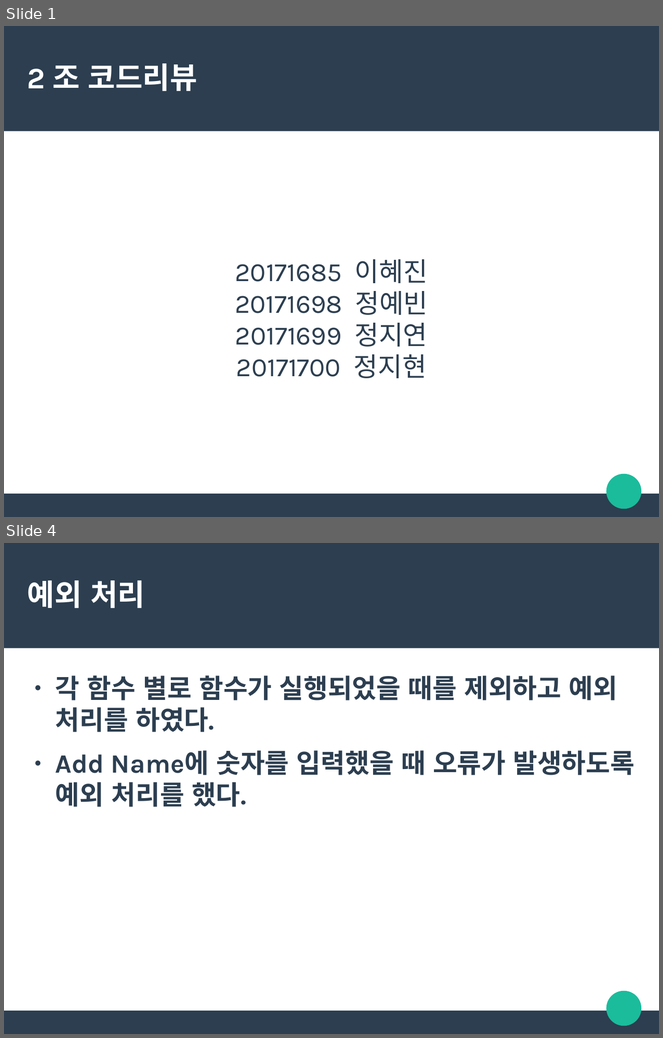
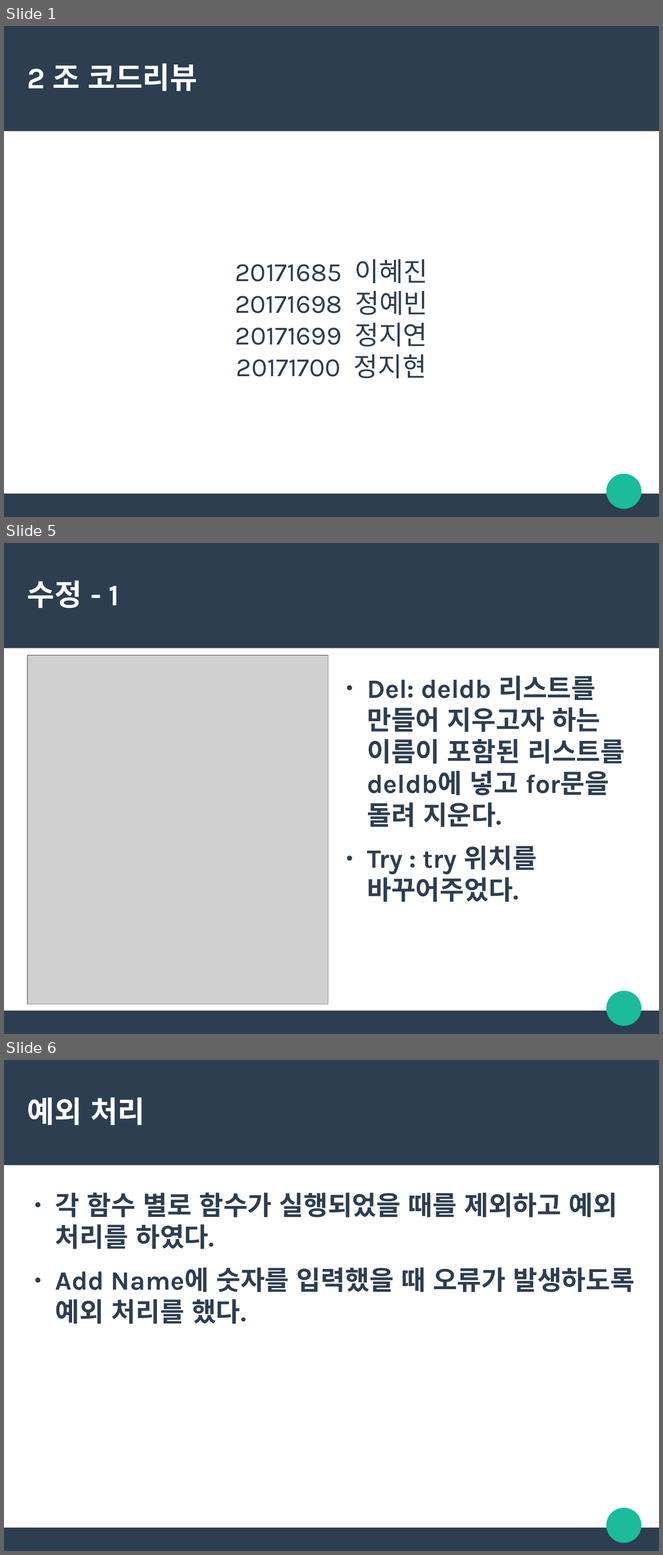
Before and after one commit to wldusdhso/sw-project-class5-2-2, a slide deck: 2조 코드리뷰 assignment3.odp. Shown one above the other, each under a label of ours: slides 1 and 4 before the commit, slides 1, 5 and 6 after it; the slides between them are not shown. The pictures are 663x1038 and 663x1555 pixels, drawn with LibreOffice and Linux fonts; fonts in the diff are those of the drawing; grey boxes stand for pictures. Boxes give left, top, right and bottom in pixels: in the first picture for what was removed or moved away, otherwise in the second. Text is boxed around its words. In the diff, an @@ line names an element or a change of style, - is before the commit and + after.

```diff
--- a/2조 코드리뷰 assignment3.odp
+++ b/2조 코드리뷰 assignment3.odp
@@ slide 5 added at box(4, 543, 659, 1034), background #FFFFFF; not listed: 3 template elements that a slide beside it also shows @@
@@ title added at box(27, 580, 119, 608), 36 pt, text #FFFFFF, bold @@
+수정 - 1
@@ picture added at box(27, 655, 328, 1005) @@
@@ text added at box(367, 676, 625, 902), 32 pt, text #2C3E50, bold @@
+● Del: deldb 리스트를 만들어 지우고자 하는 이름이 포함된 리스트를 deldb에 넣고 for문을 돌려 지운다.
+● Try : try 위치를 바꾸어주었다.
@@ what was slide 4 is now slide 6 @@
```
Also in this commit, not shown: 2 slides changed, 1 other slide added.
